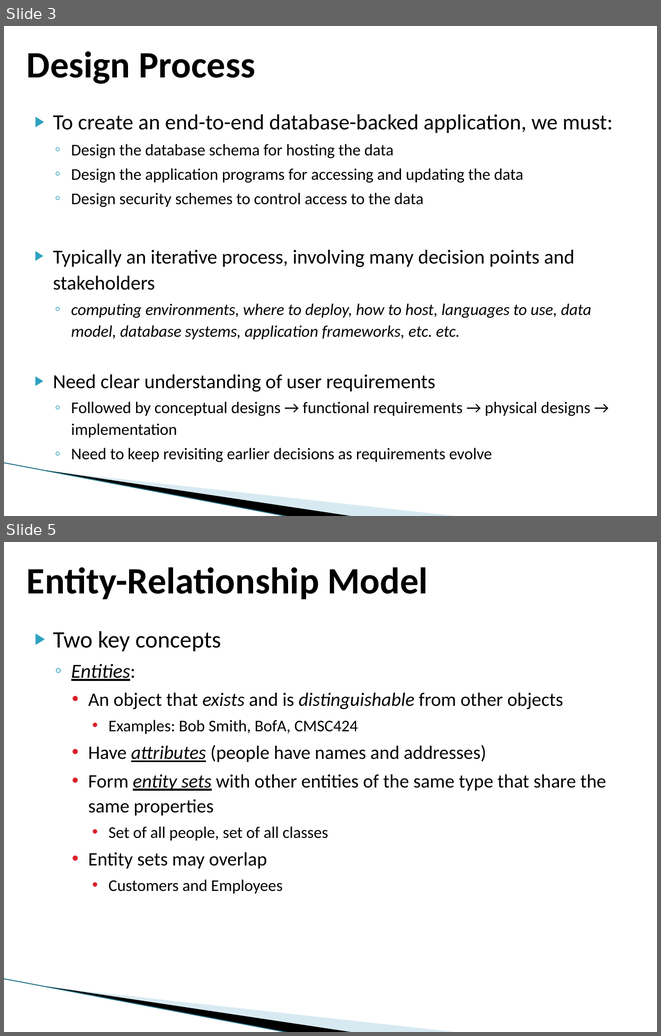
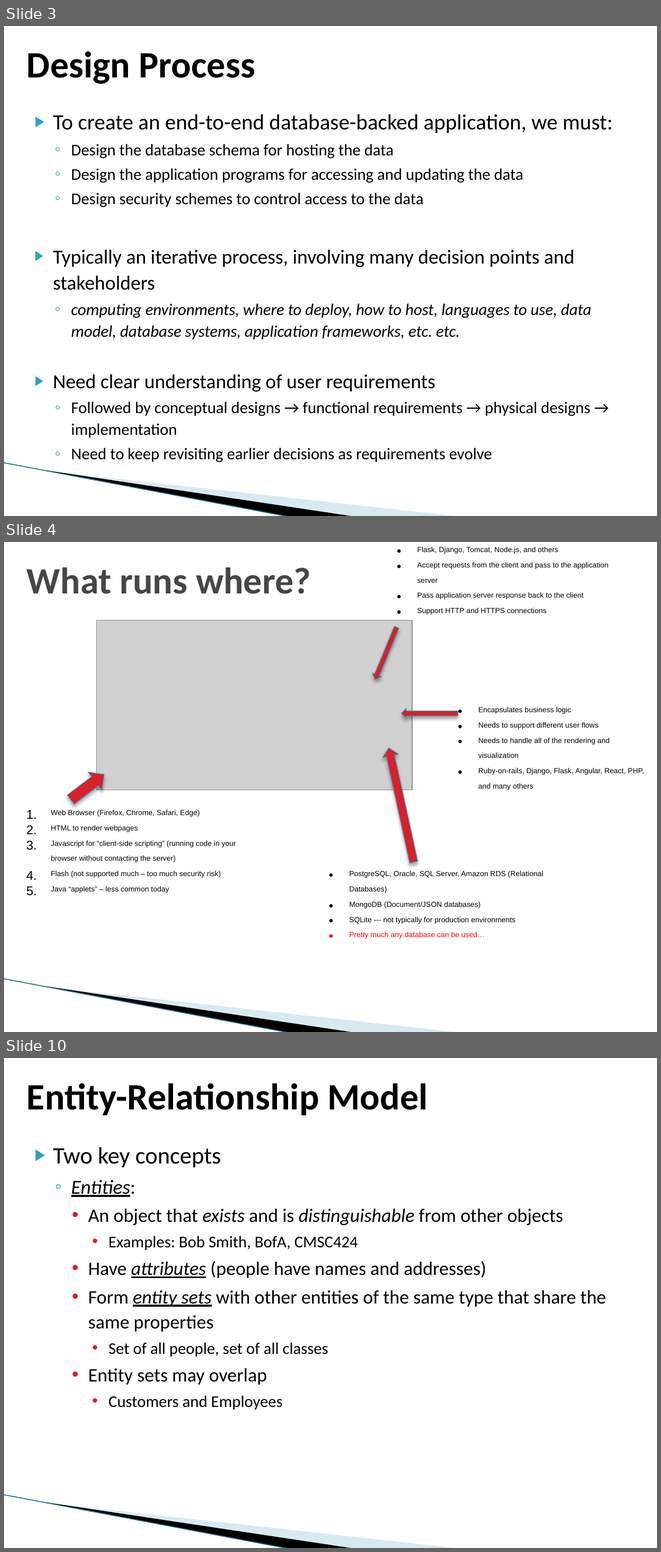
Before and after one commit to umddb/cmsc424-fall2021, a slide deck: Slides/03-E-R-Normalization.pptx. Shown one above the other, each under a label of ours: slides 3 and 5 before the commit, slides 3, 4 and 10 after it; the slides between them are not shown. The pictures are 661x1036 and 661x1552 pixels, drawn with LibreOffice and Linux fonts; fonts in the diff are those of the drawing; grey boxes stand for pictures; background and template pictures are left out. Boxes give left, top, right and bottom in pixels: in the first picture for what was removed or moved away, otherwise in the second. Text is boxed around its words. In the diff, an @@ line names an element or a change of style, - is before the commit and + after.

```diff
--- a/Slides/03-E-R-Normalization.pptx
+++ b/Slides/03-E-R-Normalization.pptx
@@ slide 4 added at (4, 542, 657, 1032), background #FFFFFF; not listed: 3 template elements that a slide beside it also shows @@
@@ text added at (417, 547, 609, 615), 14 pt, text #000000 @@
+• Flask, Django, Tomcat, Node.js, and others
+• Accept requests from the client and pass to the application server
+• Pass application server response back to the client
+• Support HTTP and HTTPS connections
@@ title added at (27, 567, 311, 594), 41 pt, text #464646, bold @@
+What runs where?
@@ picture added at (97, 620, 412, 790) @@
@@ right arrow added at (370, 625, 401, 681), fill #DA1F28, outline #2DA2BF 0.75 pt @@
@@ right arrow added at (401, 708, 458, 718), fill #DA1F28, outline #2DA2BF 0.75 pt @@
@@ text added at (478, 707, 644, 790), 14 pt, text #000000 @@
+• Encapsulates business logic
+• Needs to support different user flows
+• Needs to handle all of the rendering and visualization
+• Ruby-on-rails, Django, Flask, Angular, React, PHP, and many others
@@ right arrow added at (381, 746, 422, 864), fill #DA1F28, outline #2DA2BF 0.75 pt @@
@@ right arrow added at (64, 766, 111, 809), fill #DA1F28, outline #2DA2BF 0.75 pt @@
@@ text added at (51, 810, 236, 893), 14 pt, text #000000 @@
+1. Web Browser (Firefox, Chrome, Safari, Edge)
+2. HTML to render webpages
+3. Javascript for “client-side scripting” (running code in your browser without contacting the server)
+4. Flash (not supported much – too much security risk)
+5. Java “applets” – less common today
@@ text added at (349, 871, 544, 938), 14 pt, text #000000 @@
+• PostgreSQL, Oracle, SQL Server, Amazon RDS (Relational Databases)
+• MongoDB (Document/JSON databases)
+• SQLite --- not typically for production environments
+• Pretty much any database can be used…
@@ what was slide 5 is now slide 10 @@
```
Also in this commit, not shown: 5 slides changed, 4 other slides added, 1 slide removed, 1 other file.
